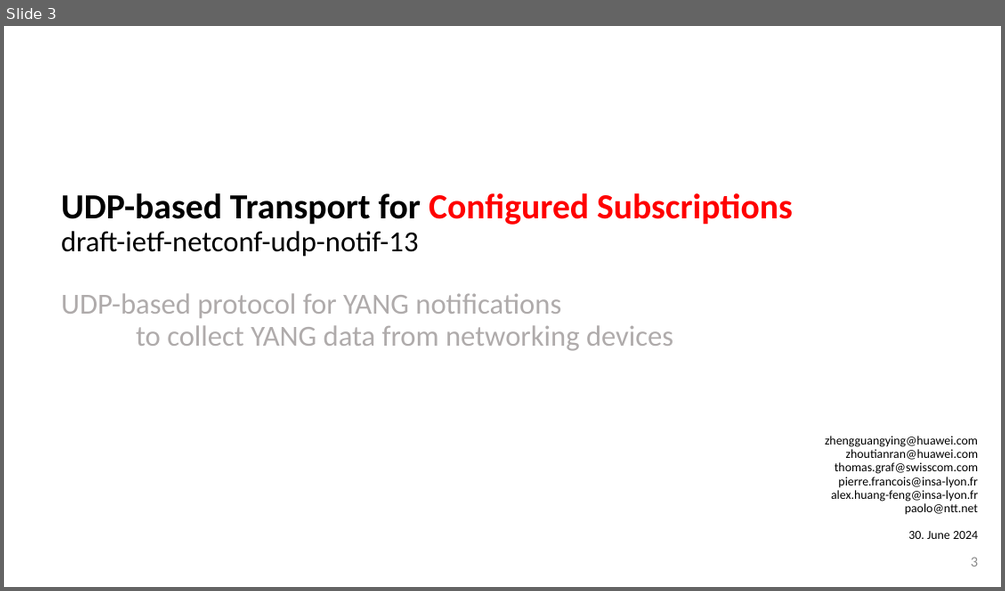
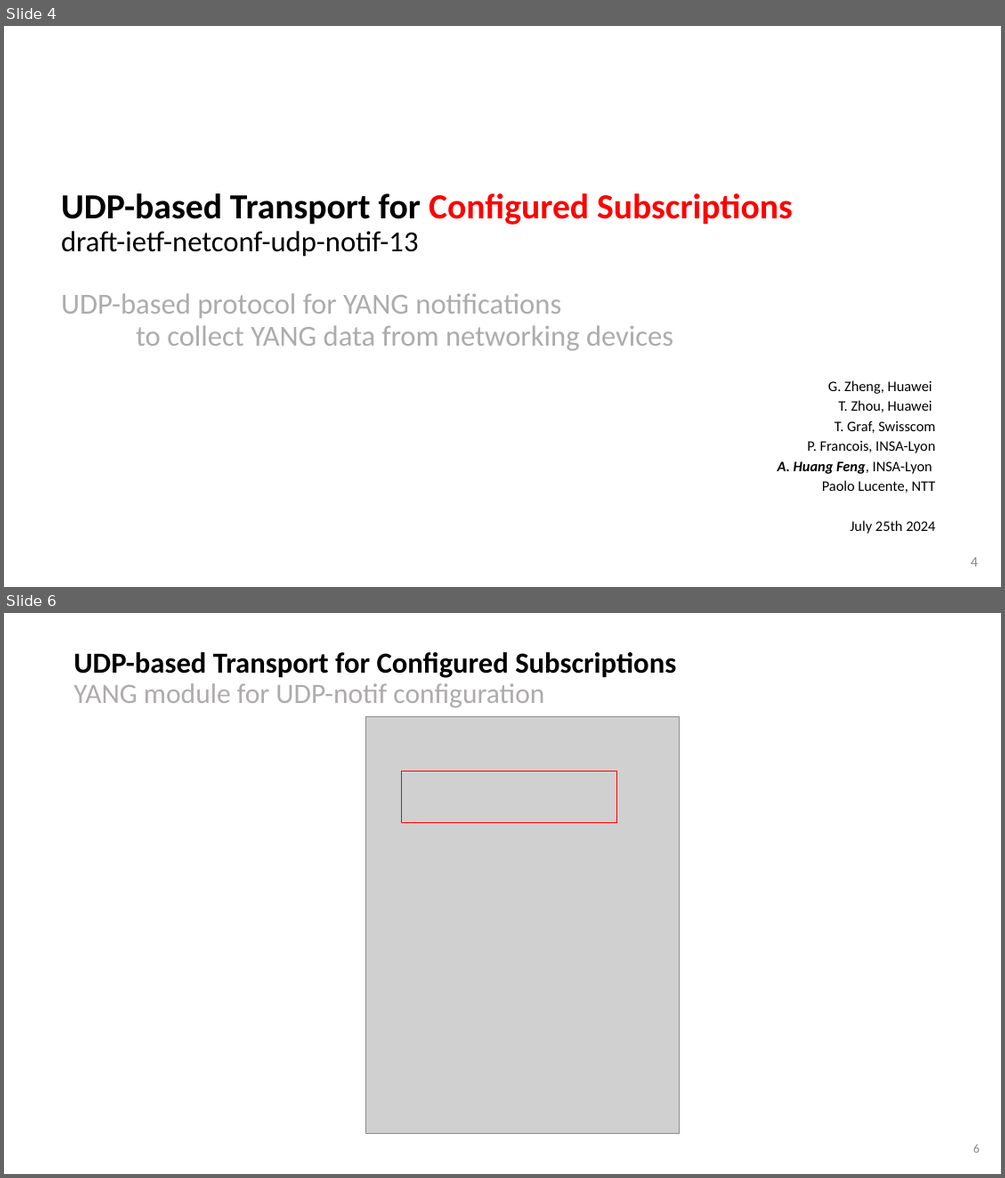
Before and after one commit to network-analytics/ietf-network-analytics-document-status, a slide deck: 120/NETCONF/draft-ietf-netconf-udp-notif-distributed-notif-udp-client-server-grouping.pptx. Shown one above the other, each under a label of ours: slide 3 before the commit, slides 4 and 6 after it; the slides between them are not shown. The pictures are 1005x591 and 1005x1178 pixels, drawn with LibreOffice and Linux fonts; fonts in the diff are those of the drawing; grey boxes stand for pictures. Boxes give left, top, right and bottom in pixels: in the first picture for what was removed or moved away, otherwise in the second. Text is boxed around its words. In the diff, an @@ line names an element or a change of style, - is before the commit and + after.

Commit message:
update Alex

```diff
--- a/120/NETCONF/draft-ietf-netconf-udp-notif-distributed-notif-udp-client-server-grouping.pptx
+++ b/120/NETCONF/draft-ietf-netconf-udp-notif-distributed-notif-udp-client-server-grouping.pptx
@@ slide 6 added at (x1=4, y1=613, x2=1001, y2=1174), background #FFFFFF @@
@@ title added at (x1=73, y1=652, x2=676, y2=707), 28 pt, text #000000, bold @@
+UDP-based Transport for Configured Subscriptions
+YANG module for UDP-notif configuration
@@ picture added at (x1=366, y1=717, x2=680, y2=1134) @@
@@ rectangle added at (x1=402, y1=771, x2=617, y2=823), outline #FF0000 0.75 pt @@
@@ page number added at (x1=973, y1=1143, x2=979, y2=1152), 12 pt, text #888888 @@
+6
@@ what was slide 3 is now slide 4 @@
@@ slide 4 changed as well @@
@@ text at (x1=777, y1=380, x2=936, y2=533): text changed; size 11.9 to 14 pt @@
-zhengguangying@huawei.com
-zhoutianran@huawei.com
-thomas.graf@swisscom.com
-pierre.francois@insa-lyon.fr
-alex.huang-feng@insa-lyon.fr
-paolo@ntt.net
-30. June 2024
+G. Zheng, Huawei
+T. Zhou, Huawei
+T. Graf, Swisscom
+P. Francois, INSA-Lyon
+A. Huang Feng, INSA-Lyon
+Paolo Lucente, NTT
+July 25th 2024
@@ page number at (x1=971, y1=556, x2=978, y2=566): text changed; text colour #8C8C8C to #888888 @@
-3
+4
```
Also in this commit, not shown: 5 other slides changed, 2 other slides added, 1 other file.
